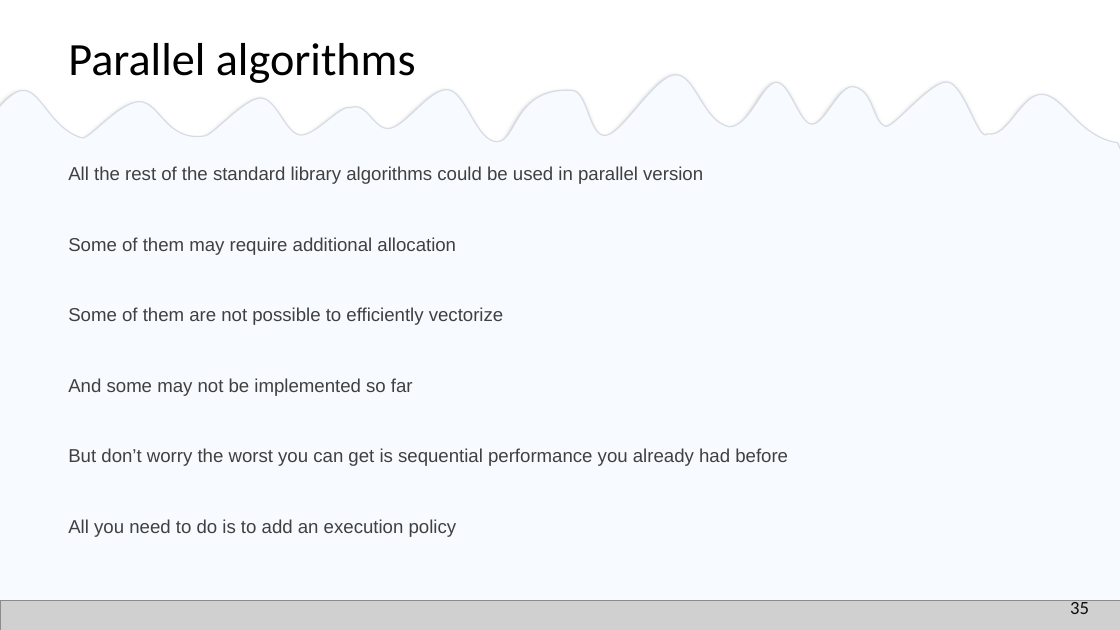
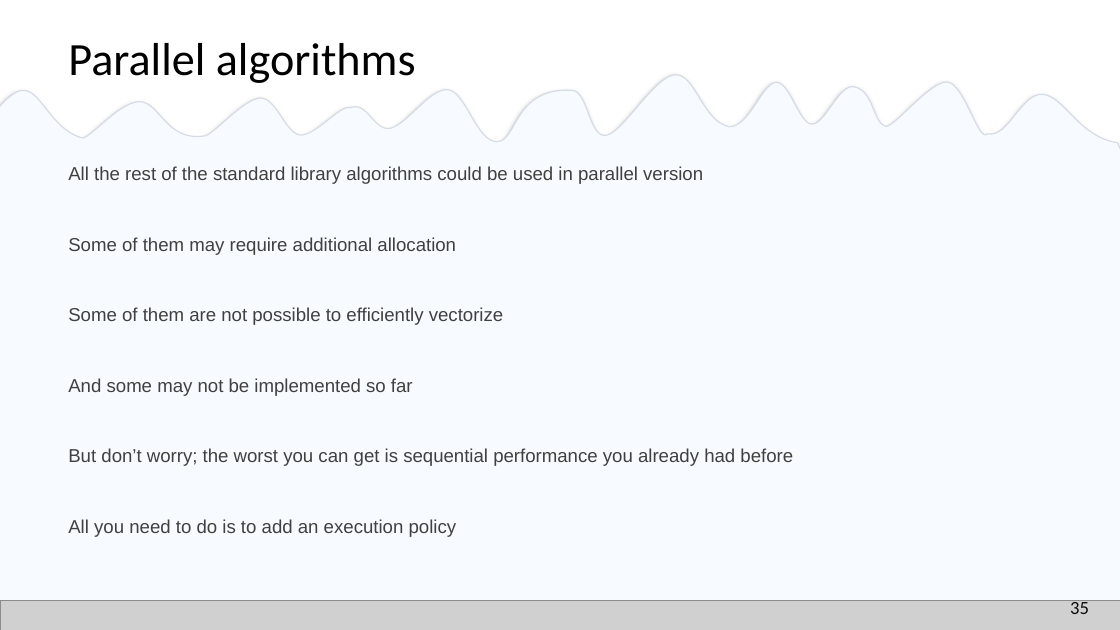
Before and after one commit to EmptySquareBubble/StoriesFromAParallelUniverse-, a slide deck: slide 36 of stories_from_a_paralel_universe.pptx. Drawn at 1120x630 pixels with LibreOffice and Linux fonts; fonts in the diff are those of the drawing; grey boxes stand for pictures. Boxes give left, top, right and bottom in pixels: in the first picture for what was removed or moved away, otherwise in the second. Text is boxed around its words. In the diff, an @@ line names an element or a change of style, - is before the commit and + after.

Commit message:
grammar

```diff
--- a/stories_from_a_paralel_universe.pptx
+++ b/stories_from_a_paralel_universe.pptx
@@ text at bbox=[68, 448, 793, 466]: text changed @@
-  But don’t worry the worst you can get is sequential performance you already had before
+  But don’t worry; the worst you can get is sequential performance you already had before
```
Also in this commit, not shown: 14 other slides changed.
